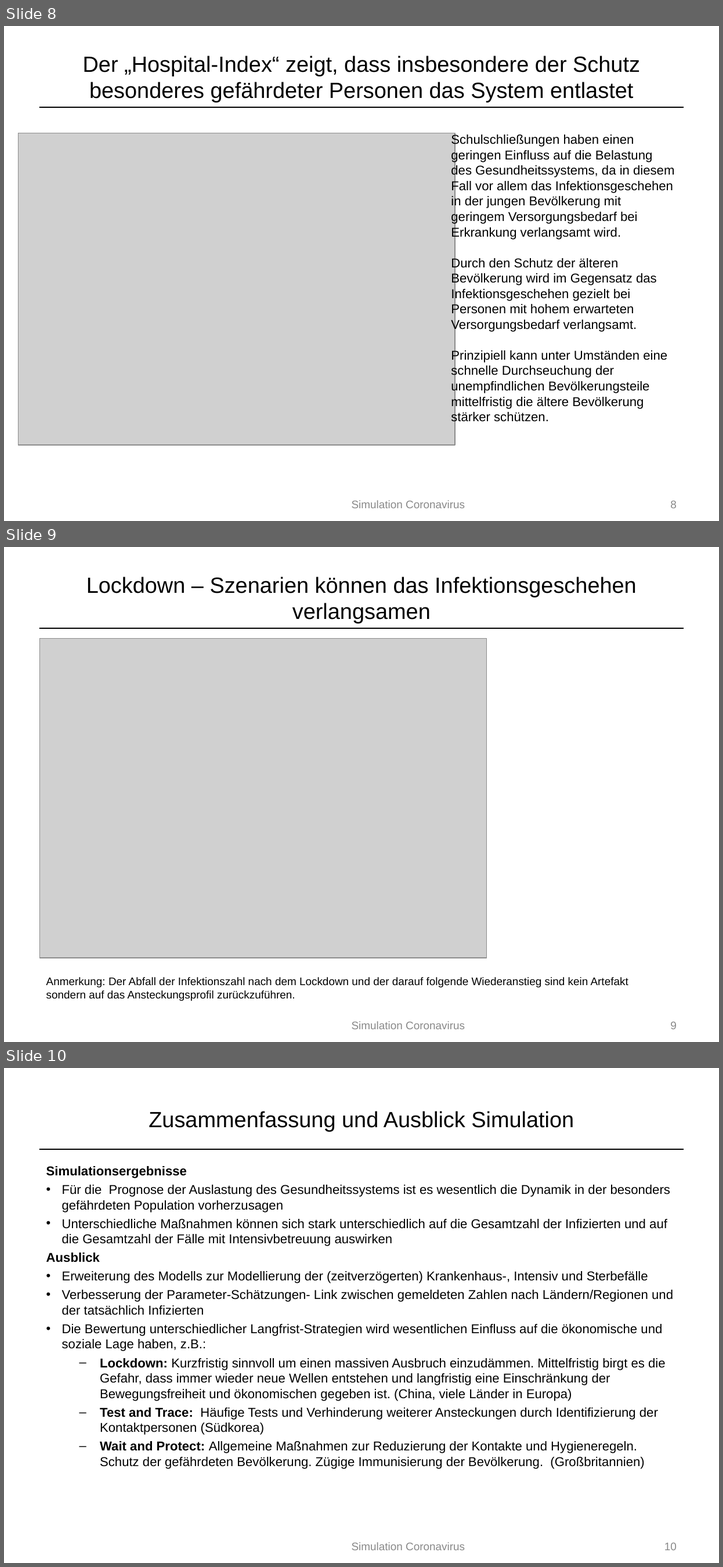
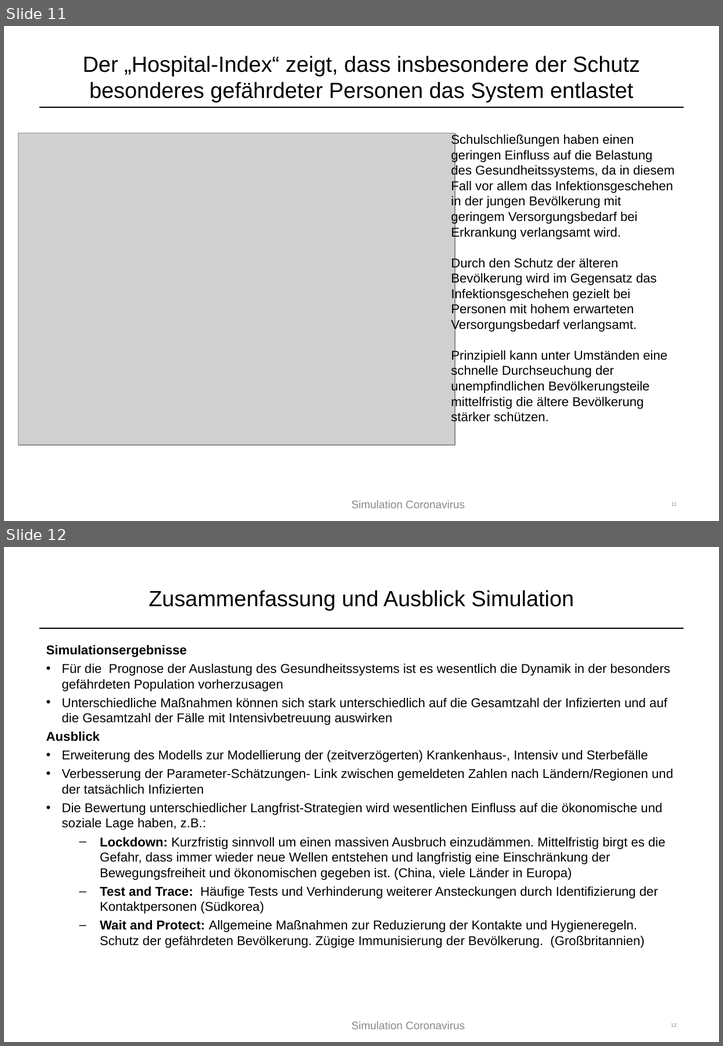
Before and after one commit to PeterBorrmann1965/Covid-19-simulation, a slide deck: docs/20200318 corona.ppt. Shown one above the other, each under a label of ours: slides 8, 9 and 10 before the commit, slides 11 and 12 after it. The pictures are 723x1567 and 723x1046 pixels, drawn with LibreOffice and Linux fonts; fonts in the diff are those of the drawing; grey boxes stand for pictures. Boxes give left, top, right and bottom in pixels: in the first picture for what was removed or moved away, otherwise in the second. Text is boxed around its words. In the diff, an @@ line names an element or a change of style, - is before the commit and + after.

```diff
--- a/docs/20200318 corona.ppt
+++ b/docs/20200318 corona.ppt
@@ slide 9 removed at box(4, 547, 719, 1042), background #FFFFFF; not listed: 1 template element that a slide beside it also shows @@
@@ title removed at box(86, 577, 636, 624) @@
-Lockdown – Szenarien können das Infektionsgeschehen verlangsamen
@@ picture removed at box(39, 639, 486, 958) @@
@@ text removed at box(46, 977, 628, 1001) @@
-Anmerkung: Der Abfall der Infektionszahl nach dem Lockdown und der darauf folgende Wiederanstieg sind kein Artefakt sondern auf das Ansteckungsprofil zurückzuführen.
@@ text removed at box(351, 1021, 465, 1029) @@
-Simulation Coronavirus
@@ page number removed at box(670, 1021, 676, 1029) @@
-9
@@ what was slide 8 is now slide 11 @@
@@ page number at box(671, 502, 676, 506): text changed; size 12 to 5.7 pt @@
-8
+11
@@ what was slide 10 is now slide 12 @@
@@ page number at box(670, 1023, 676, 1027): text changed; size 12 to 5.7 pt @@
-10
+12
```
Also in this commit, not shown: 1 slide changed, 3 slides added, 2 other files.
